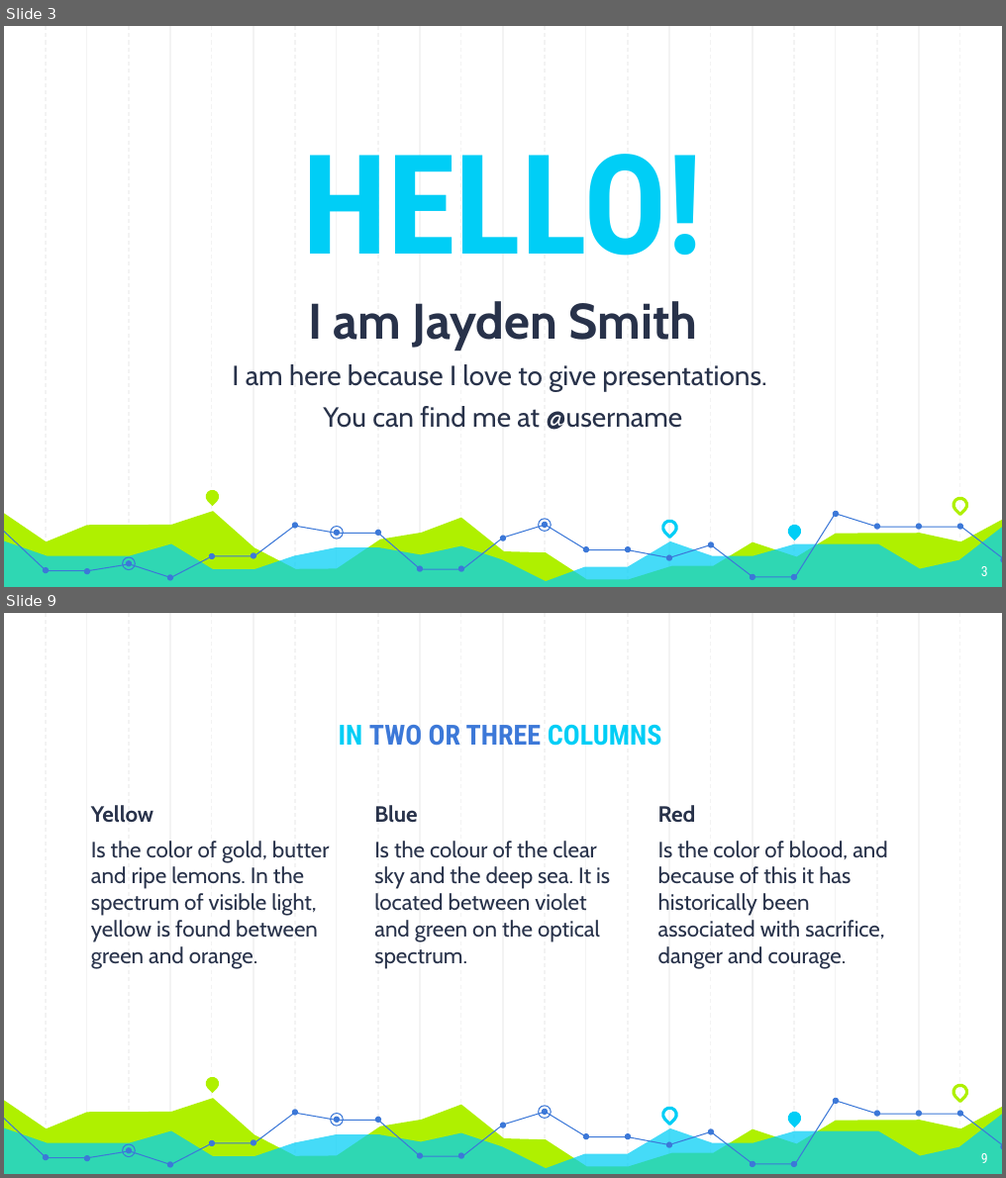
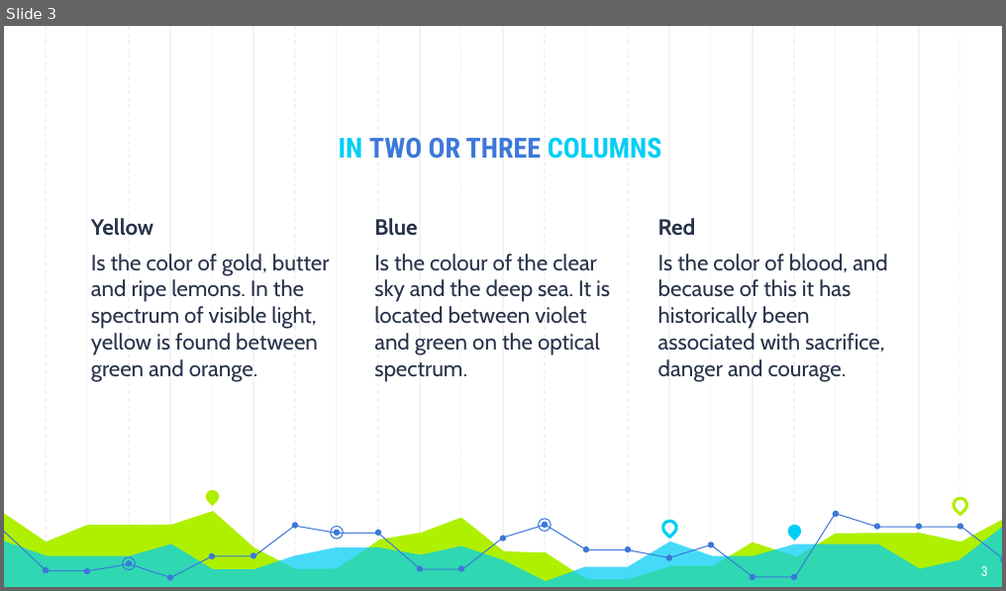
Before and after one commit to fionacarson/final_project_phs_stroke, a slide deck: presentation/Quince · SlidesCarnival updated.pptx. Shown one above the other, each under a label of ours: slides 3 and 9 before the commit, slide 3 after it; the slides between them are not shown. The pictures are 1006x1178 and 1006x591 pixels, drawn with LibreOffice and Linux fonts; fonts in the diff are those of the drawing. Boxes give left, top, right and bottom in pixels: in the first picture for what was removed or moved away, otherwise in the second. Text is boxed around its words. In the diff, an @@ line names an element or a change of style, - is before the commit and + after.

```diff
--- a/presentation/Quince · SlidesCarnival updated.pptx
+++ b/presentation/Quince · SlidesCarnival updated.pptx
@@ slide 3 removed at (4,26,1002,587), background #FFFFFF; not listed: 59 template elements that a slide beside it also shows @@
@@ title removed at (302,154,703,256) @@
-HELLO!
@@ subtitle removed at (232,301,766,430) @@
-I am Jayden Smith
-I am here because I love to give presentations.
-You can find me at @username
@@ page number removed at (981,567,988,576) @@
-3
@@ what was slide 9 is now slide 3 @@
@@ page number at (981,567,988,576): text changed @@
-9
+3
```
Also in this commit, not shown: 4 slides changed, 21 other slides removed, 28 other files.
